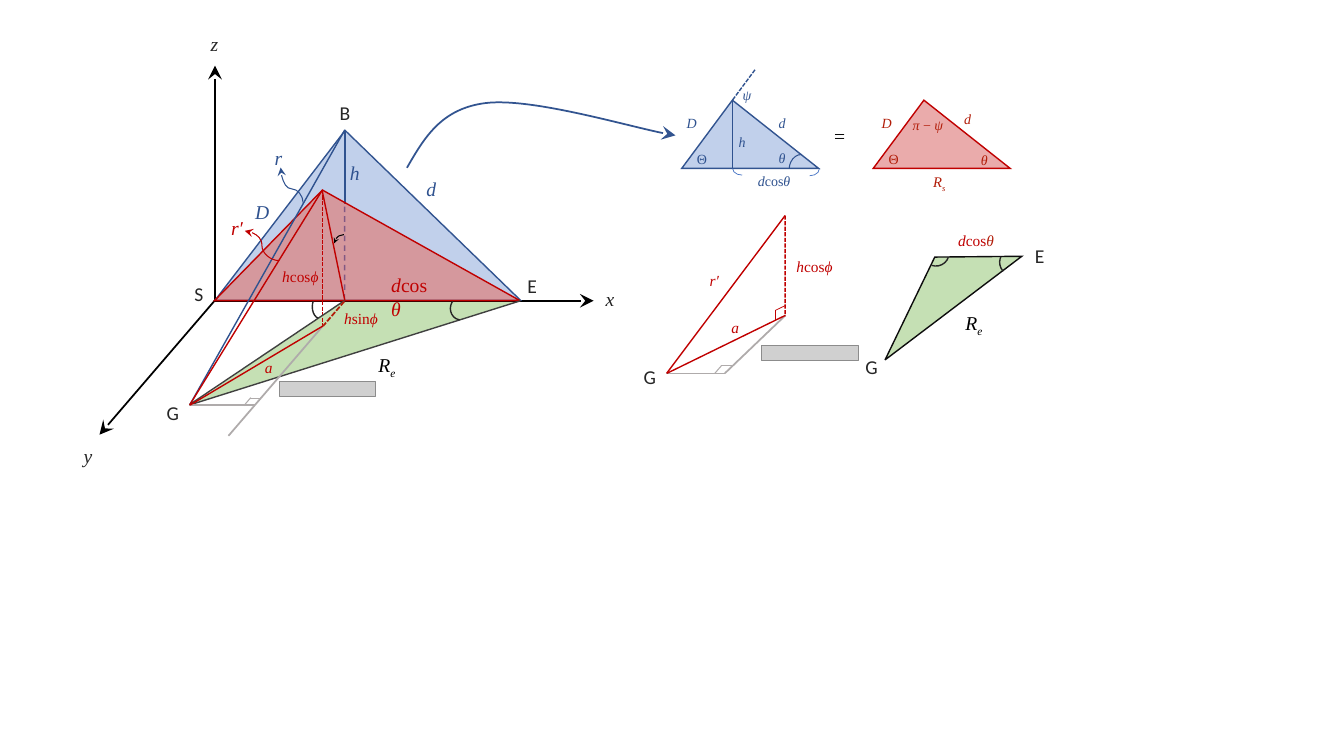
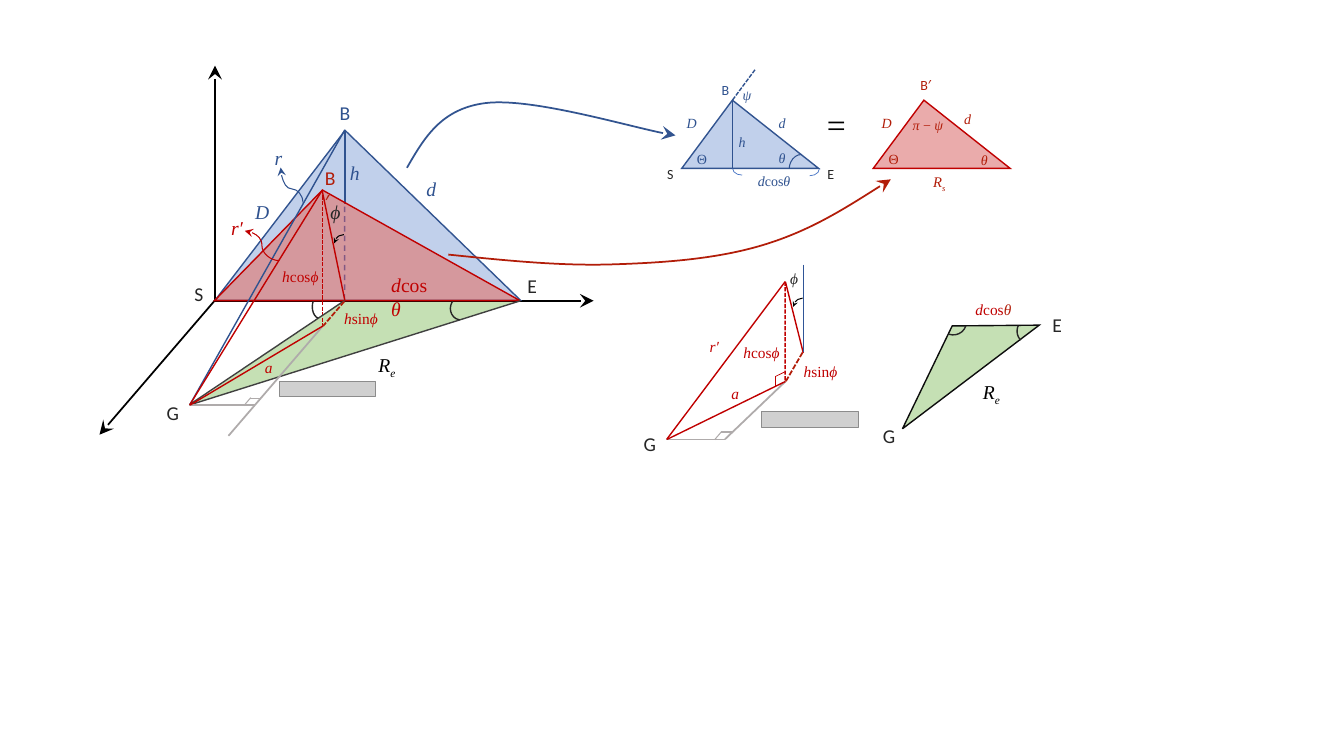
Before and after one commit to yenhsunlin/SNnuBDM2, a slide deck: slide 2 of doc/scheme.pptx. Drawn at 1344x756 pixels with LibreOffice and Linux fonts; fonts in the diff are those of the drawing; grey boxes stand for pictures; background and template pictures are left out. Boxes give left, top, right and bottom in pixels: in the first picture for what was removed or moved away, otherwise in the second. Text is boxed around its words. In the diff, an @@ line names an element or a change of style, - is before the commit and + after.

```diff
--- a/doc/scheme.pptx
+++ b/doc/scheme.pptx
@@ text removed at [211, 42, 219, 51] @@
-z
@@ text "B" at [340, 107, 351, 120]: text colour #262626 to #2F528F @@
@@ text "=": place and size @@
-text "=" at [825, 119, 857, 153]
+text "=" at [817, 99, 857, 149]
@@ text "=" at [817, 99, 857, 149]: size 14 to 24 pt @@
@@ group added at [325, 80, 931, 382]: 8 texts, 3 lines, 1 freeform shape, 1 arc (boxed as its full ellipse) @@
+B′
+B
+B′
+S
+E
+hsinϕ
+ϕ
+ϕ
@@ text removed at [606, 297, 615, 306] @@
-x
@@ triangle: place and size @@
-triangle at [854, 215, 1022, 360]
+triangle at [872, 284, 1040, 430]
@@ 3 texts, 3 arc (boxed as its full ellipse)s: place and size @@
-3 texts, 3 arc (boxed as its full ellipse)s at [865, 235, 1022, 374]
+3 texts, 3 arc (boxed as its full ellipse)s at [883, 304, 1039, 443]
@@ text "E": place and size @@
-text "E" at [1035, 250, 1045, 263]
+text "E" at [1052, 319, 1062, 332]
@@ text "hcosϕ": place and size @@
-text "hcosϕ" at [796, 261, 832, 276]
+text "hcosϕ" at [743, 347, 779, 362]
@@ 9 lines, 3 texts, 1 picture: place and size @@
-9 lines, 3 texts, 1 picture at [644, 216, 858, 384]
+9 lines, 3 texts, 1 picture at [644, 281, 858, 451]
@@ text removed at [84, 454, 93, 467] @@
-y
```
Also in this commit, not shown: 1 slide added, 7 other files.
